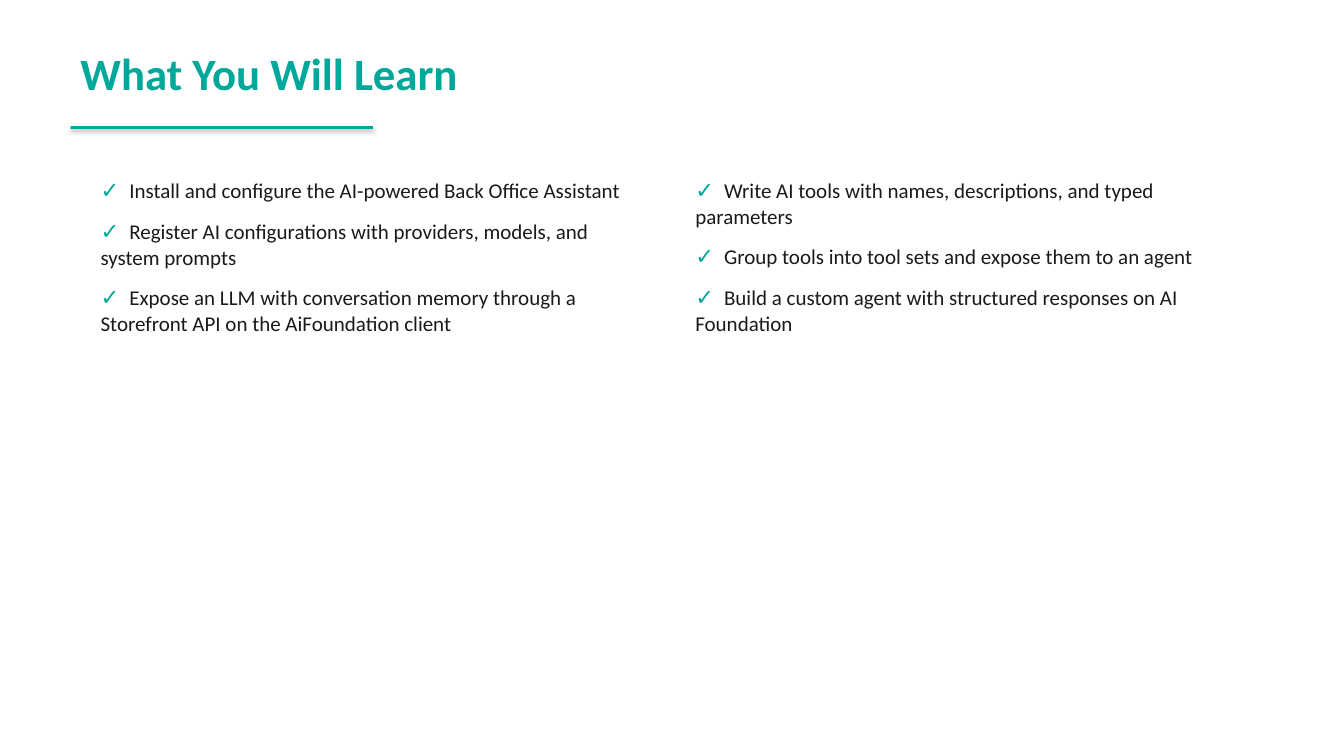
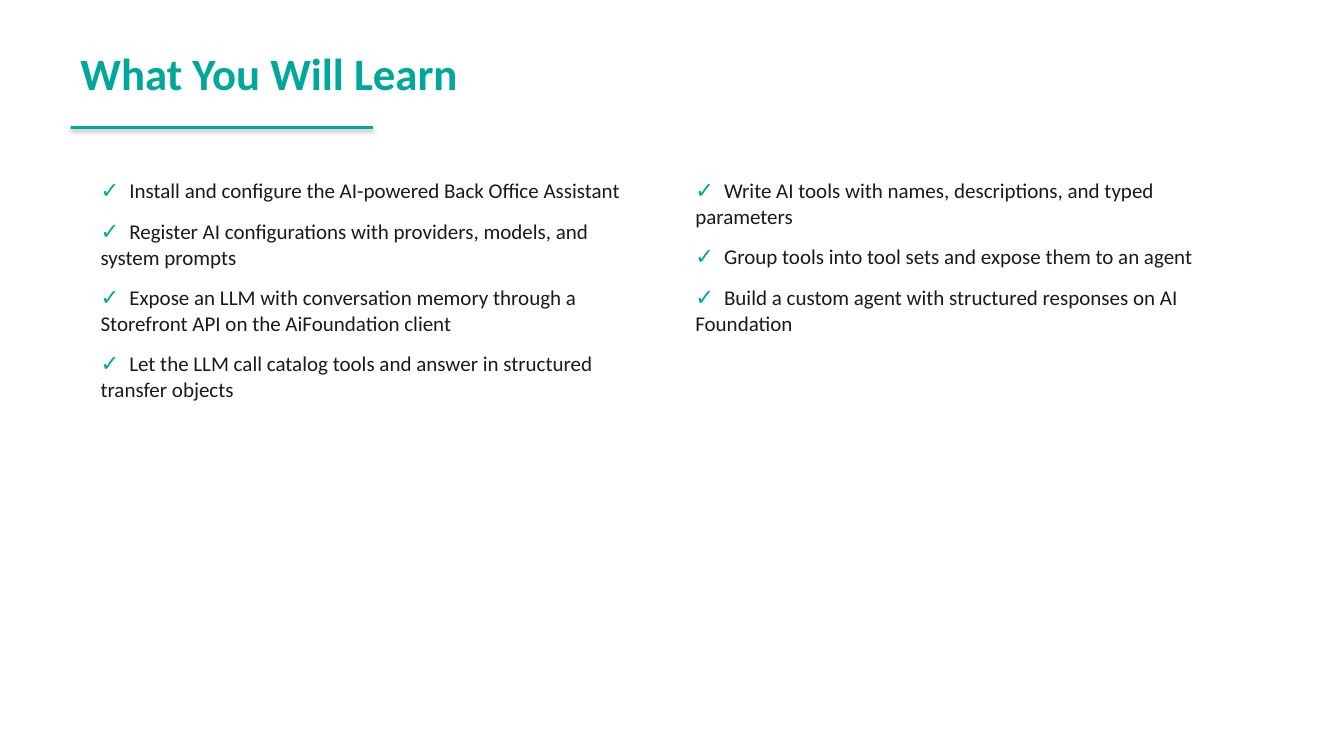
Before and after one commit to spryker-academy/instructor-exercises, a slide deck: slide 2 of guides-pptx/spryker-academy-ai.pptx. Drawn at 1344x756 pixels with LibreOffice and Linux fonts; fonts in the diff are those of the drawing. Boxes give left, top, right and bottom in pixels: in the first picture for what was removed or moved away, otherwise in the second. Text is boxed around its words. In the diff, an @@ line names an element or a change of style, - is before the commit and + after.

```diff
--- a/guides-pptx/spryker-academy-ai.pptx
+++ b/guides-pptx/spryker-academy-ai.pptx
@@ text at (101,356,592,401): paragraph added @@
+✓ Let the LLM call catalog tools and answer in structured transfer objects
```
Also in this commit, not shown: 9 other slides changed, 21 slides added, 13 other files.
